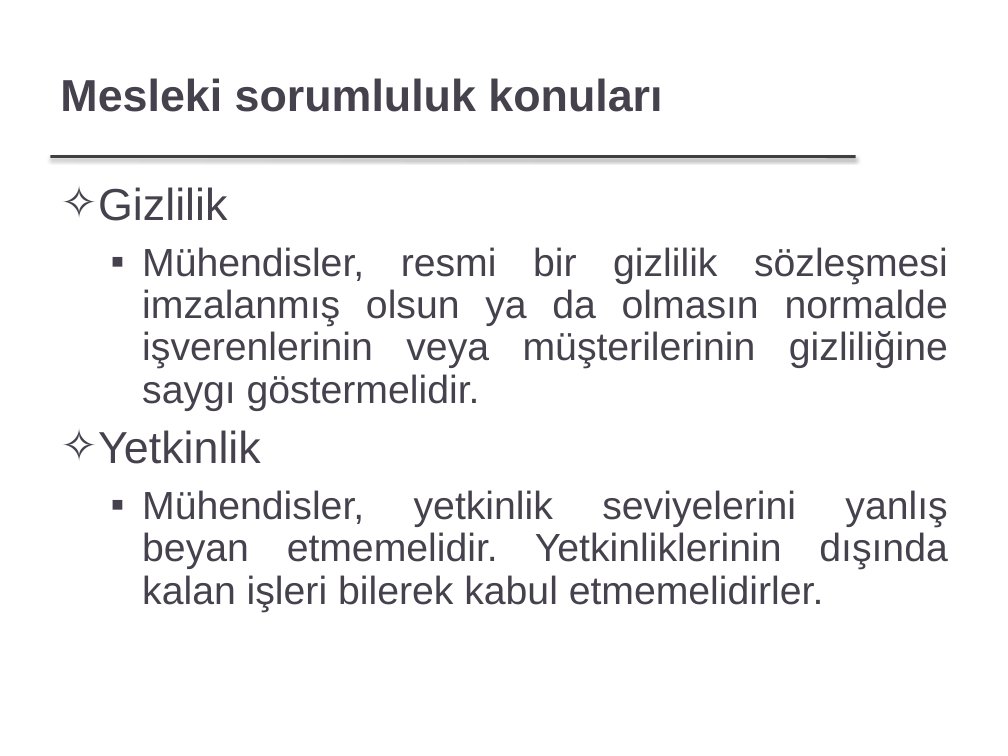
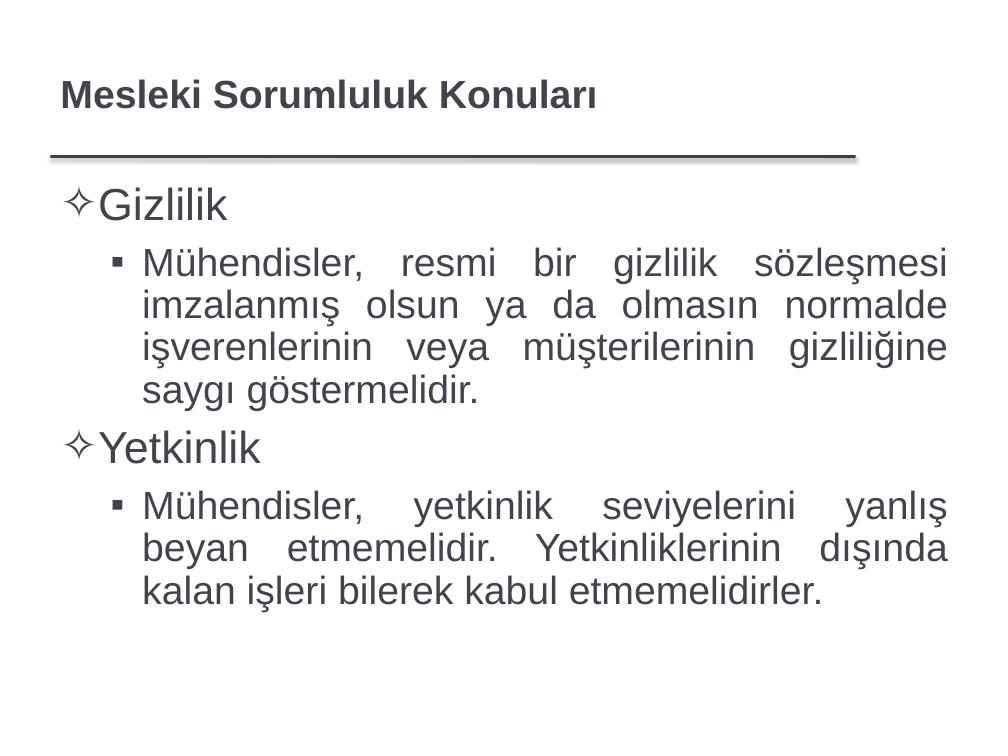
Before and after one commit to FurkanGozukara/Yazilim-Muhendisligi-IT522-2021, a slide deck: slide 26 of dersler/Ders 1 - Giriş.pptx. Drawn at 1008x756 pixels with LibreOffice and Linux fonts; fonts in the diff are those of the drawing; background and template pictures are left out. Boxes give left, top, right and bottom in pixels: in the first picture for what was removed or moved away, otherwise in the second. Text is boxed around its words. In the diff, an @@ line names an element or a change of style, - is before the commit and + after.

```diff
--- a/dersler/Ders 1 - Giriş.pptx
+++ b/dersler/Ders 1 - Giriş.pptx
@@ title at [60, 79, 598, 109]: text changed; size 32 to 28 pt @@
-Mesleki sorumluluk konuları
+Mesleki Sorumluluk Konuları
```
Also in this commit, not shown: 42 other slides changed, 1 slide added, 1 slide removed, 1 other file.
